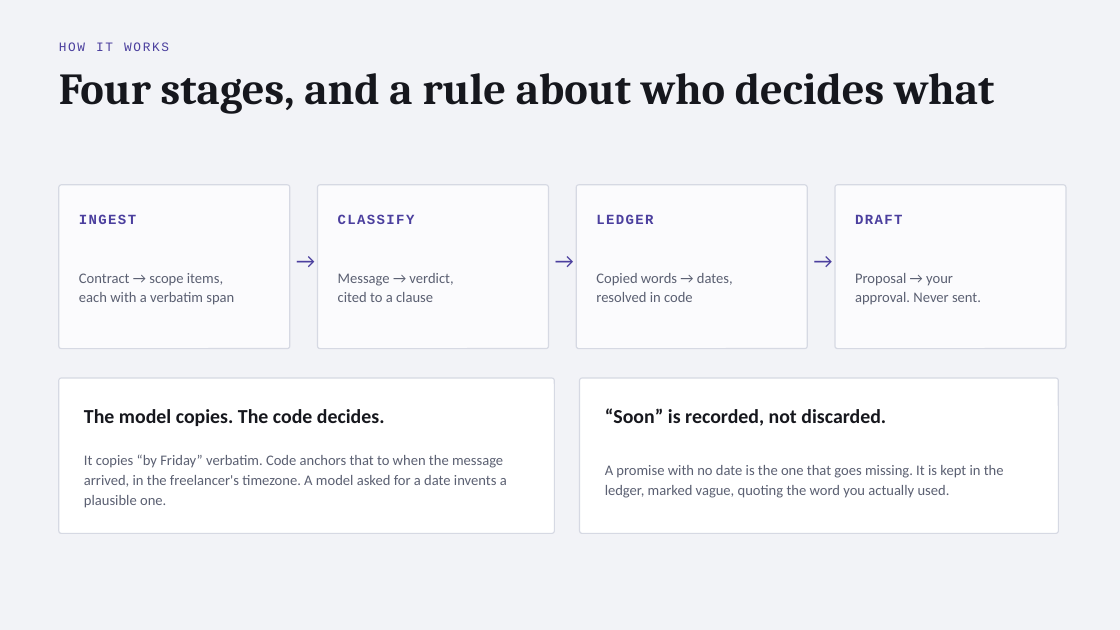
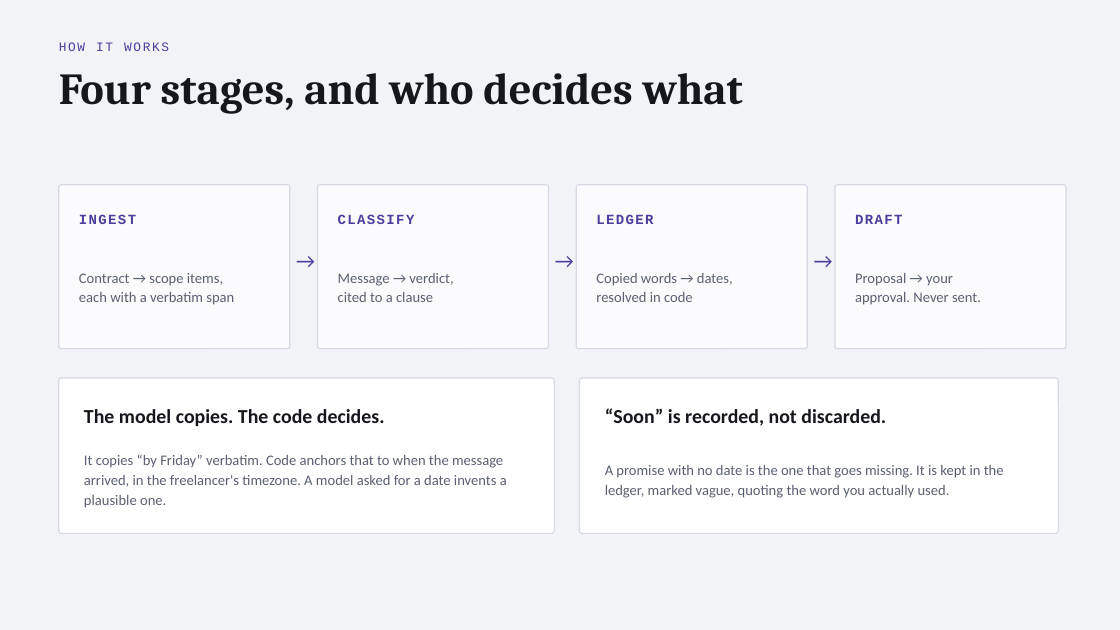
Before and after one commit to AMREESHAYS/chief-of-staff, a slide deck: slide 6 of deck/chief-of-staff.pptx. Drawn at 1120x630 pixels with LibreOffice and Linux fonts; fonts in the diff are those of the drawing. Boxes give left, top, right and bottom in pixels: in the first picture for what was removed or moved away, otherwise in the second. Text is boxed around its words. In the diff, an @@ line names an element or a change of style, - is before the commit and + after.

```diff
--- a/deck/chief-of-staff.pptx
+++ b/deck/chief-of-staff.pptx
@@ text at (59, 73, 743, 114): text changed @@
-Four stages, and a rule about who decides what
+Four stages, and who decides what
```
Also in this commit, not shown: 7 other slides changed, 1 other file.
